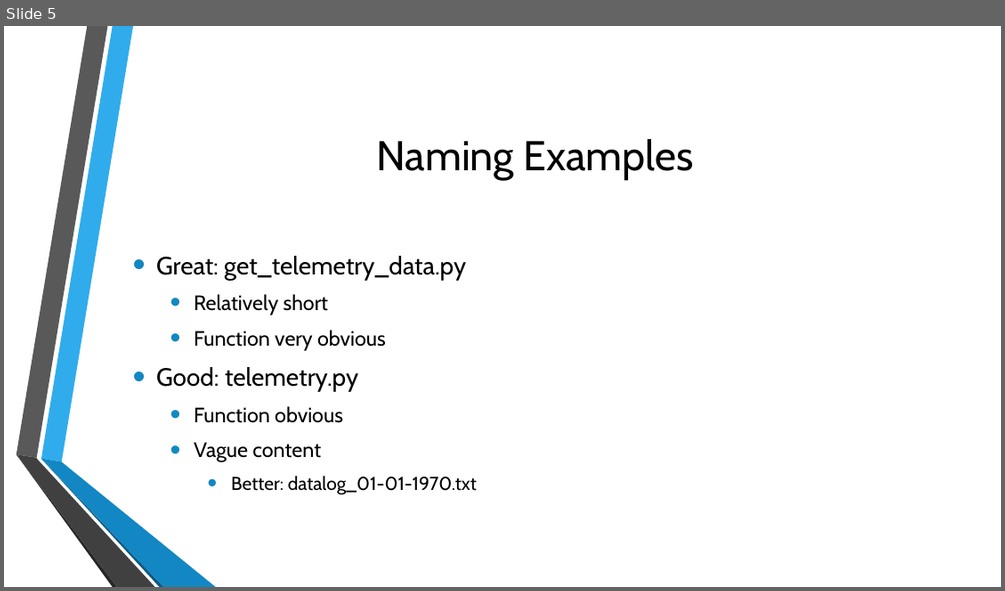
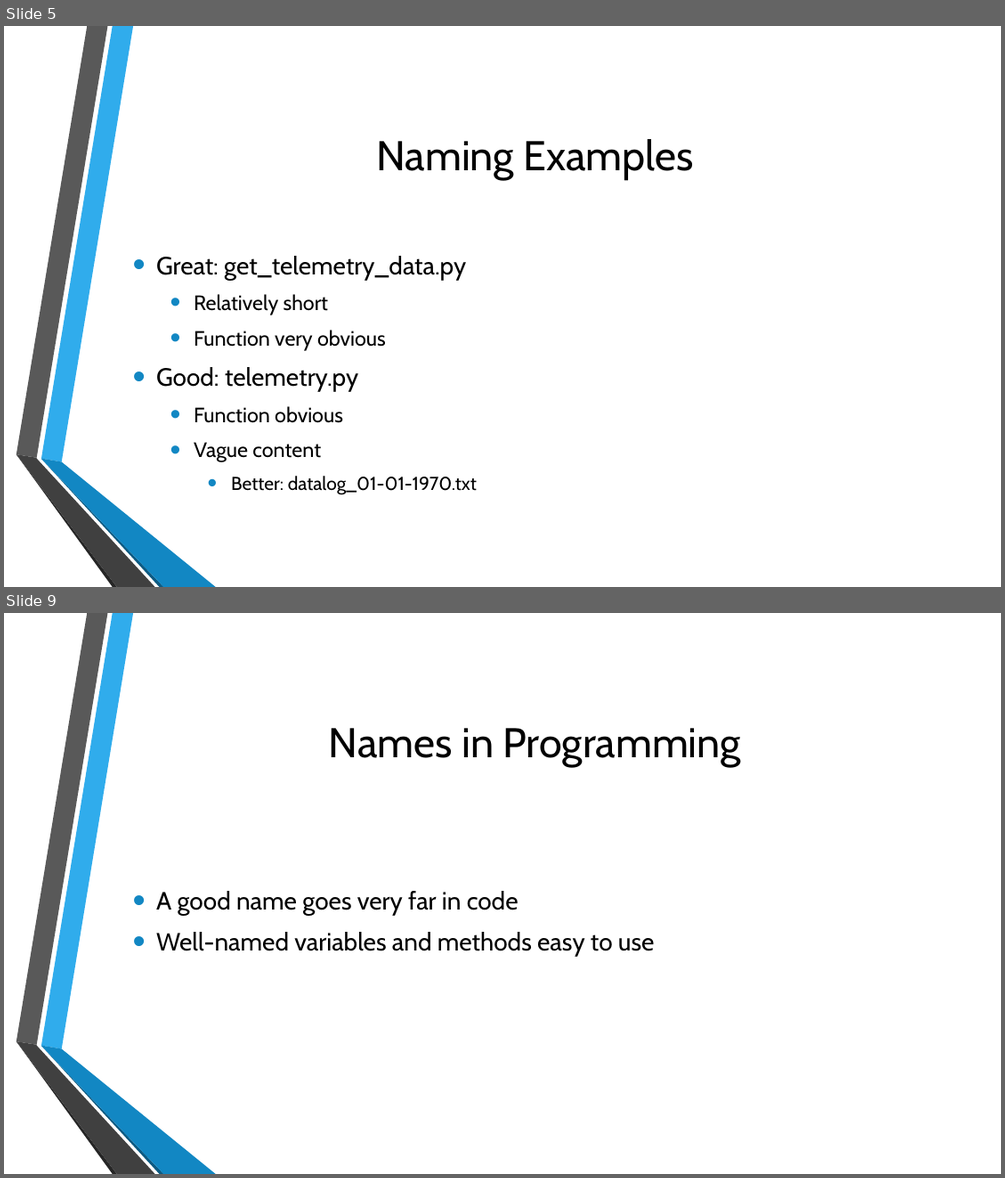
Before and after one commit to divalbanerjee/Programming, a slide deck: etc/organization.pptx. Shown one above the other, each under a label of ours: slide 5 before the commit, slides 5 and 9 after it; the slides between them are not shown. The pictures are 1005x591 and 1005x1178 pixels, drawn with LibreOffice and Linux fonts; fonts in the diff are those of the drawing; background and template pictures are left out. Boxes give left, top, right and bottom in pixels: in the first picture for what was removed or moved away, otherwise in the second. Text is boxed around its words. In the diff, an @@ line names an element or a change of style, - is before the commit and + after.

```diff
--- a/etc/organization.pptx
+++ b/etc/organization.pptx
@@ slide 9 added at [4, 613, 1001, 1174], background picture (left out); not listed: 6 template elements that a slide beside it also shows @@
@@ title added at [329, 728, 741, 767], 40 pt, text #000000 @@
+Names in Programming
@@ text added at [156, 891, 655, 956], 24 pt, text #000000 @@
+• A good name goes very far in code
+• Well-named variables and methods easy to use
```
Also in this commit, not shown: 4 slides changed, 18 other slides added, 1 slide removed.
